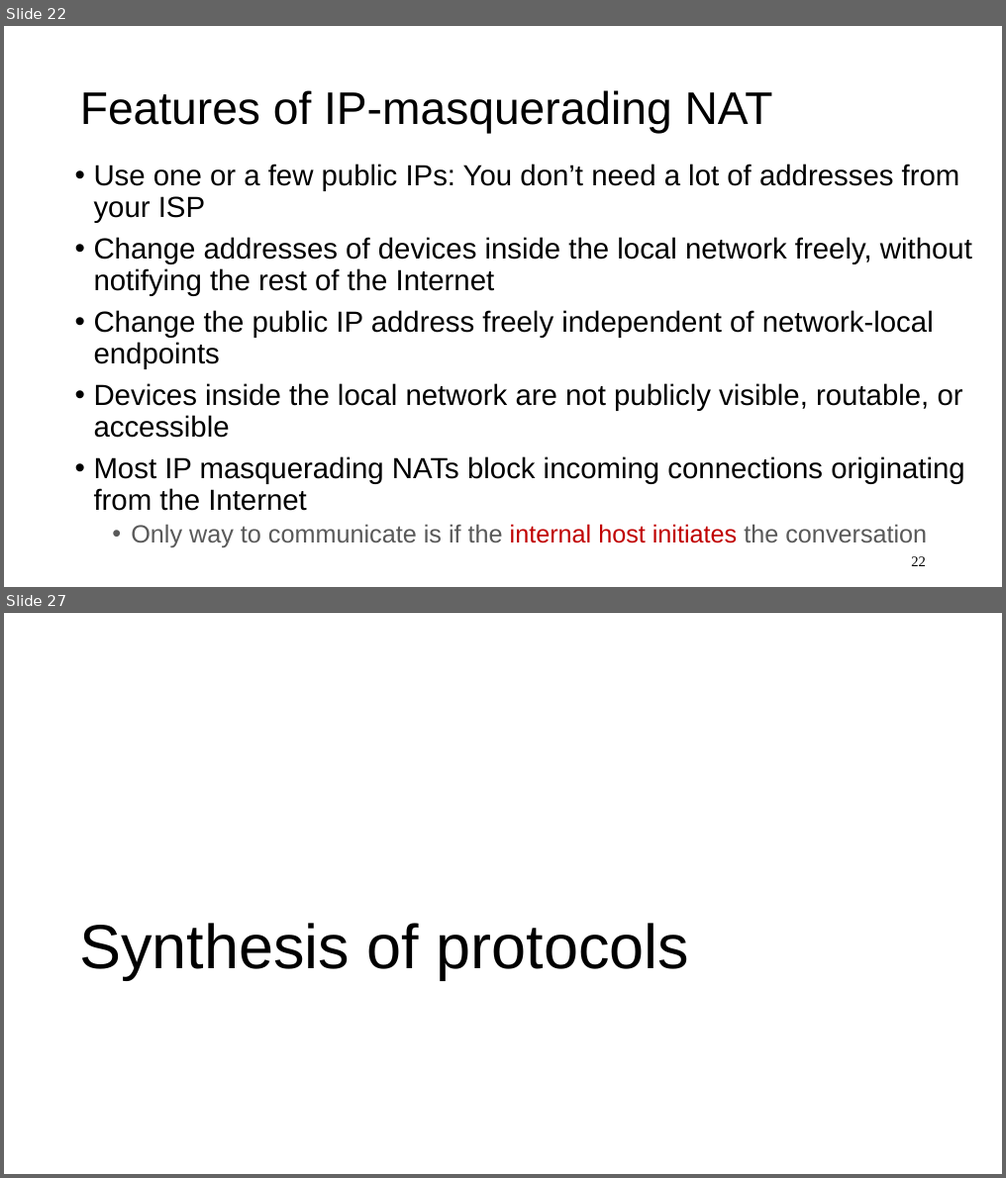
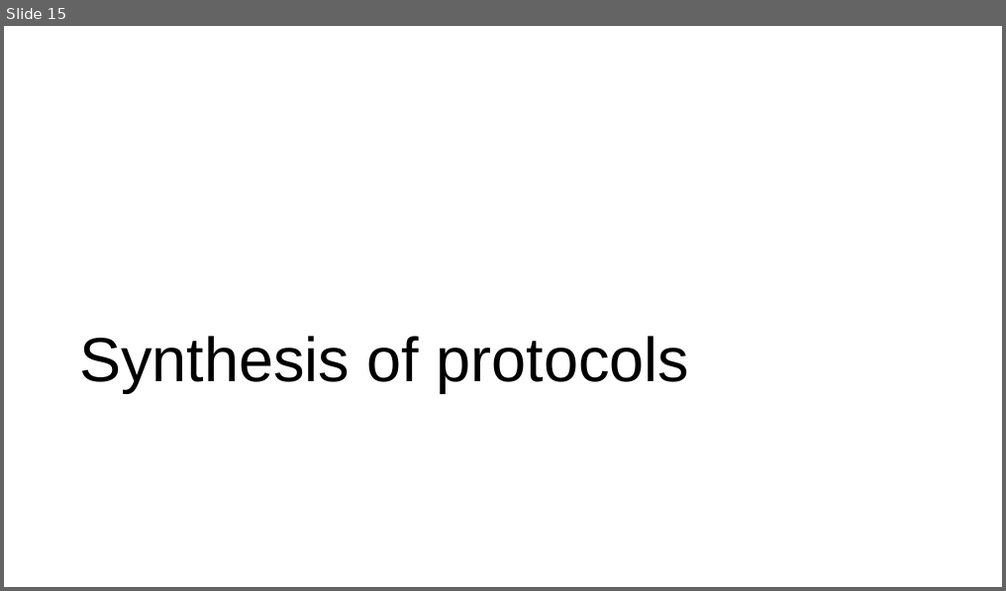
Before and after one commit to ngsrinivas/coursegen, a slide deck: ex/352-F24/staging/352-F24/lectures/26-net-routing-protocols.pptx. Shown one above the other, each under a label of ours: slides 22 and 27 before the commit, slide 15 after it; the slides between them are not shown. The pictures are 1006x1178 and 1006x591 pixels, drawn with LibreOffice and Linux fonts; fonts in the diff are those of the drawing. Boxes give left, top, right and bottom in pixels: in the first picture for what was removed or moved away, otherwise in the second. Text is boxed around its words. In the diff, an @@ line names an element or a change of style, - is before the commit and + after.

```diff
--- a/ex/352-F24/staging/352-F24/lectures/26-net-routing-protocols.pptx
+++ b/ex/352-F24/staging/352-F24/lectures/26-net-routing-protocols.pptx
@@ slide 22 removed at bbox=[4, 26, 1002, 587], background #FFFFFF @@
@@ title removed at bbox=[80, 90, 773, 134] @@
-Features of IP-masquerading NAT
@@ text removed at bbox=[94, 164, 972, 548] @@
-• Use one or a few public IPs: You don’t need a lot of addresses from your ISP
-• Change addresses of devices inside the local network freely, without notifying the rest of the Internet
-• Change the public IP address freely independent of network-local endpoints
-• Devices inside the local network are not publicly visible, routable, or accessible
-• Most IP masquerading NATs block incoming connections originating from the Internet
-  • Only way to communicate is if the internal host initiates the conversation
@@ page number removed at bbox=[911, 557, 926, 567] @@
-22
@@ what was slide 27 is now slide 15 @@
```
Also in this commit, not shown: 11 other slides removed, 1 other file.
